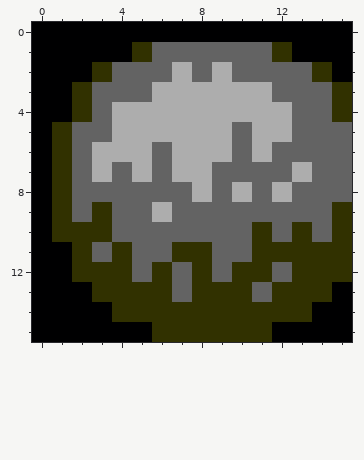
A pixel-art sprite gets an edit: entity/src/main/resources/sprite/Stone.png. The first picture shows the starting point.
The file is 16x16 pixels. Colours within 5 levels of each other are drawn and written as one.
New version:
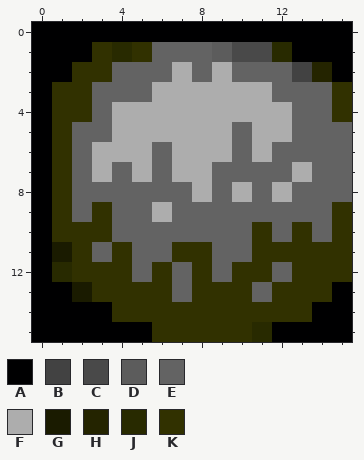
Palette (. is transparent): A #000001  B #424242  C #494949  D #5c5c5c  E #636363  F #adadad  G #1a1b00  H #242400  J #282a00  K #313100
The edit:
y 1: x 3..4 AA -> KJ; x 9..12 EEEK -> DCCJ
y 2: x 2 A -> K; x 13..14 EK -> BH
y 3..4: x 1 A -> K
y 11: x 1 A -> G
y 12: x 1 A -> J
y 13: x 2 A -> G
y 15: x 11 K -> J
Where, in picture pixels (left, top, right, bottom), the same in both pictures:
changed: (52, 42, 132, 122)
changed: (212, 42, 332, 82)
changed: (52, 242, 92, 302)
changed: (252, 322, 272, 342)
